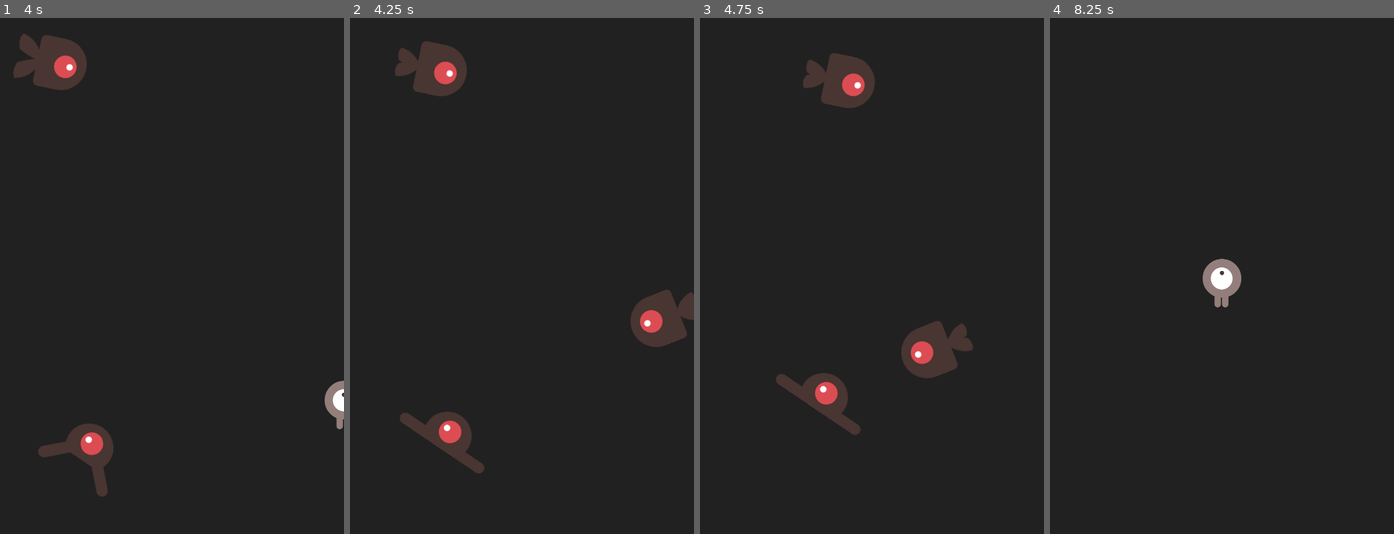
Above: before the commit, frames 1-4 (left to right).
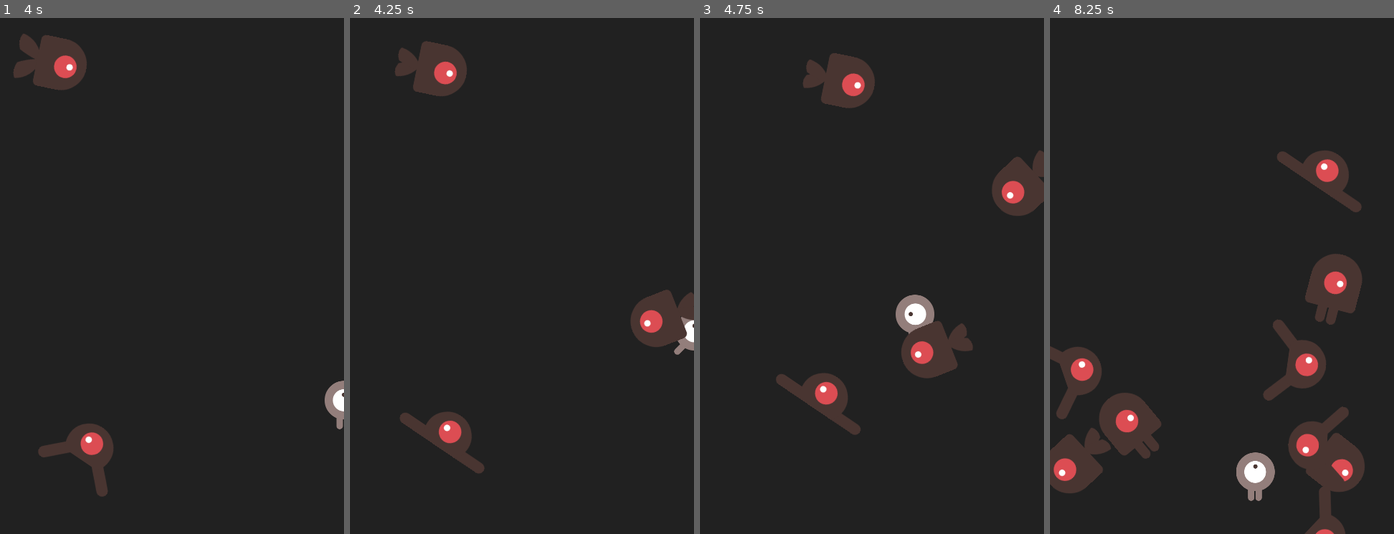
Above: after the commit, the same moments.

Repository: junkajii/dodge-the-creeps
Game: Godot game, scene res://Main.tscn
Two runs of this game, one before a commit and one after it. Both use one fixed random seed, a clock stepped at 60 frames per second and the inputs below.
Inputs (mouse positions are in pixels of both pictures, inside the frame that each line leads up to):
- Up to frame 1 (4 s): click "Start" at 0.5 s; tap Enter at 1.25 s; hold Right (ui_right) 1.28-2.03 s; hold Down (ui_down) 2.03-2.78 s; hold Right (ui_right) 2.78-3.53 s; hold Up (ui_up) from 3.53 s (still down)
- Up to frame 2 (4.25 s): keep holding Up (ui_up)
- Up to frame 3 (4.75 s): release Up (ui_up) at 4.28 s; hold Left (ui_left) from 4.28 s (still down)
- Up to frame 4 (8.25 s): release Left (ui_left) at 5.78 s; hold Down (ui_down) 5.78-6.53 s; hold Right (ui_right) 6.53-7.25 s; click (1222, 451) at 7.25 s, where only the run before the commit has a clickable "Start"; hold Up (ui_up) from 8.03 s (still down)

Frame 1 is identical in both runs. In frame 2, 0.2% of the frame differs, in the area x 94-100%, y 57-66%; in frame 3, 2.0%; in frame 4, 12%, in the area x 0-92%, y 25-100%.

Commit message:
:recycle: refactor mob code

Diff:
--- a/Mob.tscn
+++ b/Mob.tscn
@@ -31,6 +31,7 @@
 height = 20.3004
 
 [node name="Mob" type="RigidBody2D"]
+collision_layer = 2
 collision_mask = 0
 gravity_scale = 0.0
 script = ExtResource( 7 )
@@ -42,7 +43,6 @@
 scale = Vector2( 0.75, 0.75 )
 frames = SubResource( 1 )
 animation = "walk"
-frame = 1
 playing = true
 
 [node name="CollisionShape2D" type="CollisionShape2D" parent="."]
@@ -50,5 +50,6 @@
 shape = SubResource( 2 )
 
 [node name="Visibility" type="VisibilityNotifier2D" parent="."]
+rect = Rect2( -30, -30, 70, 60 )
 
 [connection signal="screen_exited" from="Visibility" to="." method="_on_Visibility_screen_exited"]
